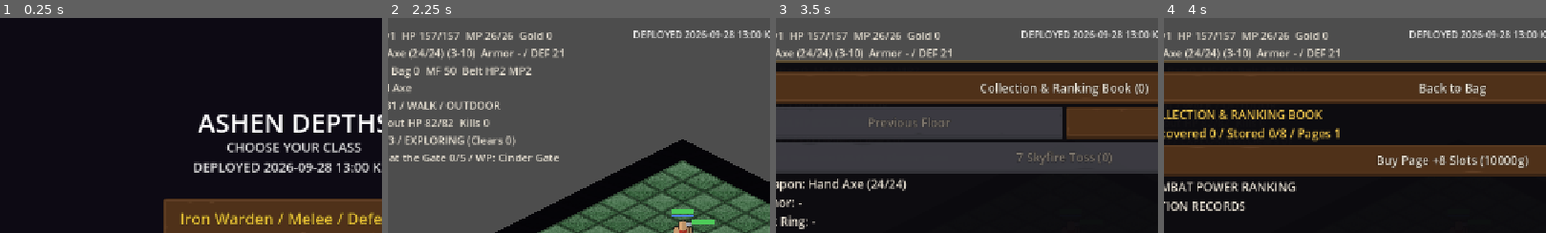
Above: before the commit, frames 1-4 (left to right).
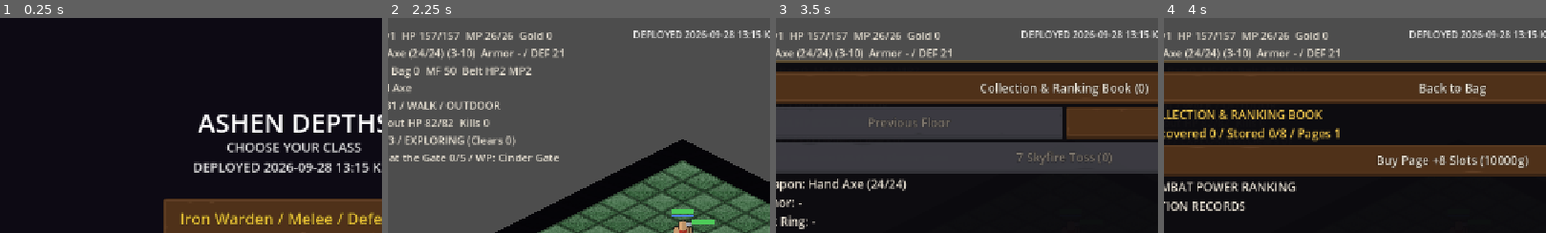
Above: after the commit, the same moments.

Repository: jflakeee/diablo
Game: Godot game, scene res://main.tscn
Two runs of this game, one before a commit and one after it. Both use one fixed random seed, a clock stepped at 60 frames per second and the inputs below.
Inputs:
- Up to frame 1 (0.25 s): no input
- Up to frame 2 (2.25 s): click "Normal" at 0.5 s; click "Normal" at 1.25 s; click "Iron Warden / Melee / Defense" at 2 s
- Up to frame 3 (3.5 s): click "Bag" at 2.75 s
- Up to frame 4 (4 s): click "Collection & Ranking Book (0)" at 3.5 s
The pictures show only the part of the screen within x 12-62%, y 0-50%; the shares and areas given below are measured in that part.

The runs differ from the first frame. In frame 1, 0.1% of the frame differs, in the area x 92-97%, y 67-72%; in frame 2, less than 0.1%; in frame 3, less than 0.1%; in frame 4, less than 0.1%.

Commit message:
Improve actor combat state animation

Diff:
--- a/prototype/game_dungeon/actor.gd
+++ b/prototype/game_dungeon/actor.gd
@@ -56,6 +56,7 @@
 var _anim_state: AnimState = AnimState.IDLE
 var _states_seen := {AnimState.IDLE: true}
 var _state_timer := 0.0
+var _state_duration := 0.0
 var _facing_hold := 0.0
 
 func setup(tex: Texture2D) -> void:
@@ -166,6 +167,7 @@
 	_anim_state = state
 	_states_seen[state] = true
 	_state_timer = duration
+	_state_duration = duration
 	_apply_animation()
 
 func set_motion(grid_velocity: Vector2) -> void:
@@ -193,7 +195,16 @@
 	_anim_state = AnimState.DEATH
 	_states_seen[AnimState.DEATH] = true
 	_state_timer = INF
+	_state_duration = INF
 	_apply_animation(true)
+	if _sprite != null:
+		_sprite.position = Vector2(0, 6)
+		_sprite.rotation = 0.28 if _facing in [Facing.SOUTH, Facing.EAST] else -0.28
+		_sprite.modulate = Color(0.65, 0.58, 0.58, 0.8)
+		_sprite.scale = Vector2.ONE * _base_scale * 0.78
+
+func _facing_screen_direction() -> Vector2:
+	return [Vector2(0.0, 1.0), Vector2(1.0, 0.0), Vector2(0.0, -1.0), Vector2(-1.0, 0.0)][_facing]
 
 func _apply_animation(force: bool = false) -> void:
 	if _sprite == null or _sprite.sprite_frames == null:
@@ -237,12 +248,37 @@
 	else:
 		_anim_t = 0.0
 		_sprite.offset.y = lerpf(_sprite.offset.y, 0.0, clampf(delta * 10.0, 0.0, 1.0))
+	var direction := _facing_screen_direction()
+	var progress := 0.0 if _state_duration <= 0.0 or _state_duration == INF else clampf(1.0 - _state_timer / _state_duration, 0.0, 1.0)
+	var pulse := sin(progress * PI)
+	_sprite.position = Vector2.ZERO
+	_sprite.rotation = 0.0
+	_sprite.modulate = Color.WHITE
+	var scale_factor := 1.0
+	match _anim_state:
+		AnimState.ATTACK:
+			_sprite.position = direction * (7.0 * pulse)
+			_sprite.rotation = (0.10 if _facing in [Facing.SOUTH, Facing.EAST] else -0.10) * pulse
+			scale_factor = 1.0 + 0.16 * pulse
+		AnimState.CAST:
+			_sprite.position = Vector2(0, -3.0 * pulse)
+			_sprite.modulate = Color.WHITE.lerp(Color(0.78, 0.68, 1.0), pulse * 0.55)
+			scale_factor = 1.0 + 0.22 * pulse
+		AnimState.HIT:
+			_sprite.position = -direction * (6.0 * pulse)
+			_sprite.rotation = (-0.08 if _facing in [Facing.SOUTH, Facing.EAST] else 0.08) * pulse
+			_sprite.modulate = Color.WHITE.lerp(Color(1.0, 0.28, 0.22), pulse * 0.8)
+			scale_factor = 1.0 - 0.10 * pulse
+		AnimState.DEATH:
+			_sprite.position = Vector2(0, 6)
+			_sprite.rotation = 0.28 if _facing in [Facing.SOUTH, Facing.EAST] else -0.28
+			_sprite.modulate = Color(0.65, 0.58, 0.58, 0.8)
+			scale_factor = 0.78
+	if slow_timer > 0.0 and _anim_state not in [AnimState.HIT, AnimState.DEATH]:
+		_sprite.modulate = _sprite.modulate.lerp(Color(0.62, 0.82, 1.0), 0.45)
 	if _pop_t > 0.0:
-		_pop_t -= delta
-		var s := _base_scale * (1.0 + 0.35 * maxf(_pop_t, 0.0) / 0.16)
-		_sprite.scale = Vector2(s, s)
-	else:
-		_sprite.scale = Vector2(_base_scale, _base_scale)
+		_pop_t = maxf(0.0, _pop_t - delta)
+	_sprite.scale = Vector2.ONE * _base_scale * scale_factor
 
 func skill_level(id: String) -> int:
 	return int(skills.get(id, 0))
--- a/prototype/game_dungeon/main.gd
+++ b/prototype/game_dungeon/main.gd
@@ -36,7 +36,7 @@
 const FogOverlay := preload("res://fog_overlay.gd")
 const TemplateTheme := preload("res://ui/template_theme.gd")
 const CombatFX := preload("res://combat_fx.gd")
-const DEPLOYED_AT_KST := "2026-09-28 13:00 KST"
+const DEPLOYED_AT_KST := "2026-09-28 13:15 KST"
 
 var _grid: Array = []
 var _astar: AStarGrid2D
